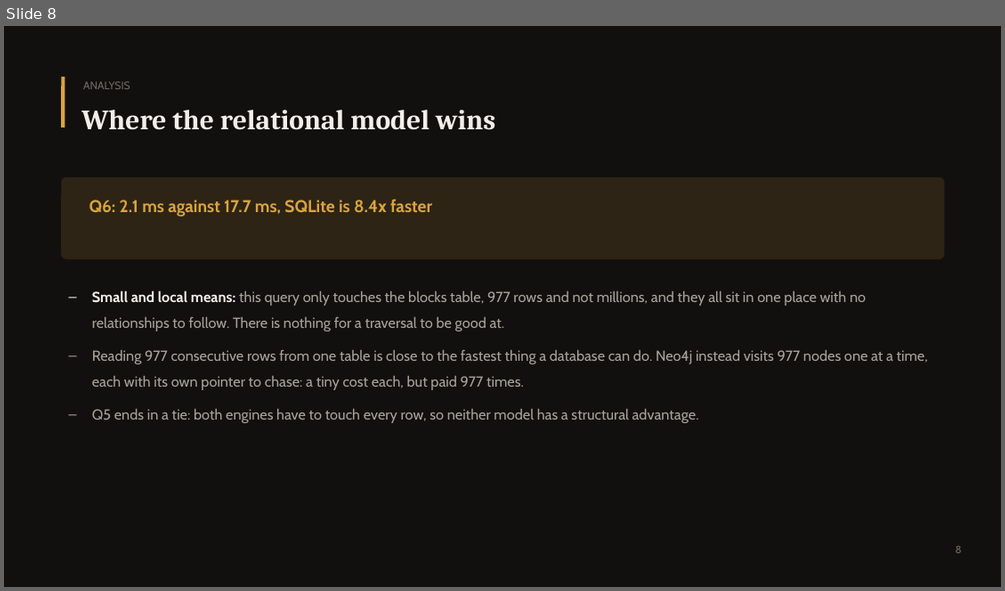
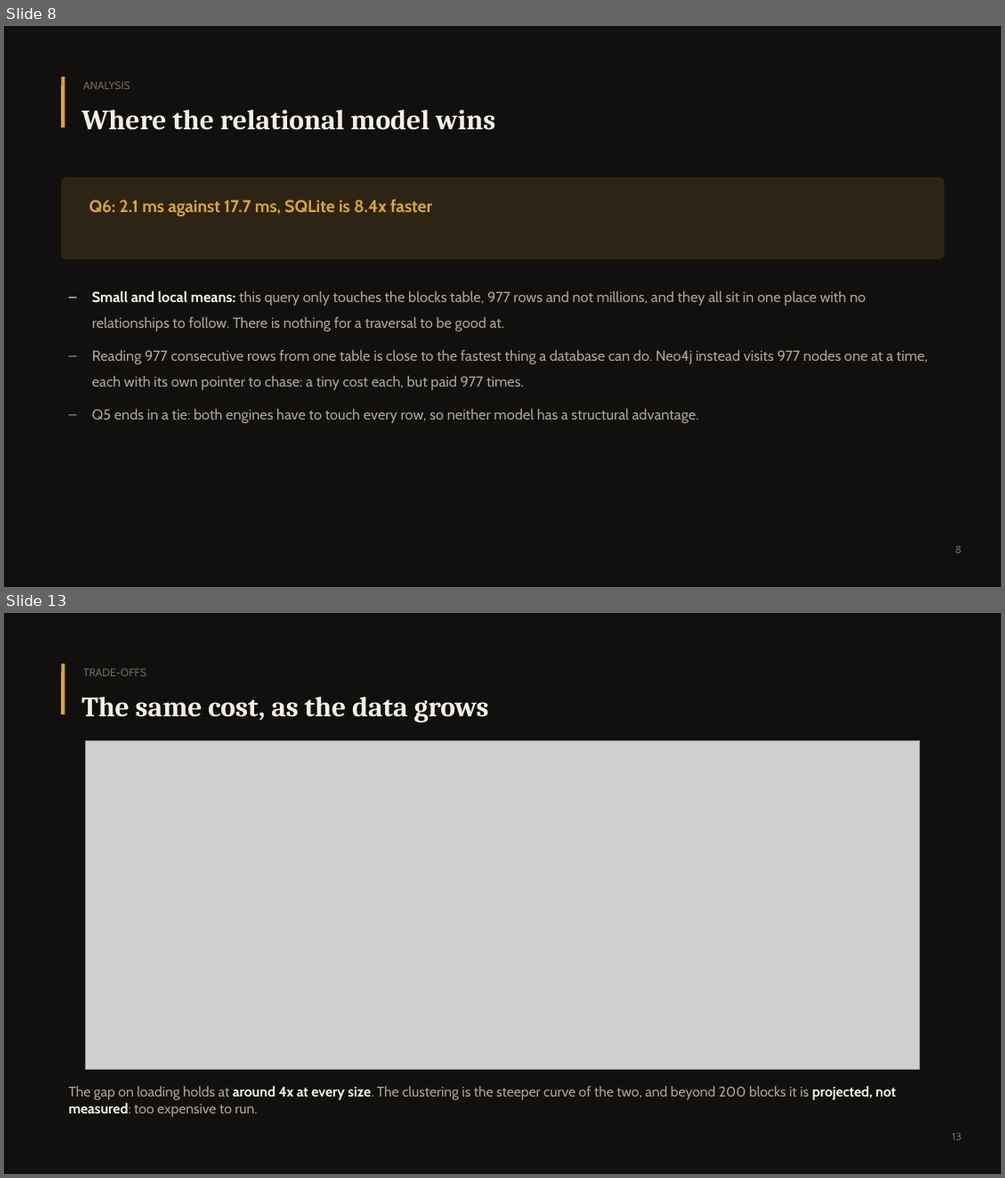
Before and after one commit to damspada/graph-relational-bitcoin-analyzer-project, a slide deck: presentation/NodeCoin - Damiano Spadaccini.pptx. Shown one above the other, each under a label of ours: slide 8 before the commit, slides 8 and 13 after it; the slides between them are not shown. The pictures are 1005x591 and 1005x1178 pixels, drawn with LibreOffice and Linux fonts; fonts in the diff are those of the drawing; grey boxes stand for pictures. Boxes give left, top, right and bottom in pixels: in the first picture for what was removed or moved away, otherwise in the second. Text is boxed around its words. In the diff, an @@ line names an element or a change of style, - is before the commit and + after.

Commit message:
Scalability curves for Neo4j, matching the SQLite ones run_scaling_neo4j.py measures load, clustering and the 8 queries on thesame four sizes.

```diff
--- a/presentation/NodeCoin - Damiano Spadaccini.pptx
+++ b/presentation/NodeCoin - Damiano Spadaccini.pptx
@@ slide 13 added at [4,613,1001,1174], background #12100E @@
@@ rounded rectangle added at [62,664,65,714], fill #D9A441 @@
@@ text added at [83,668,146,676], 10.5 pt, text #6E6862 @@
+TRADE-OFFS
@@ text added at [81,697,489,722], 27 pt, text #F2EFE9, bold @@
+The same cost, as the data grows
@@ picture added at [86,741,919,1070] @@
@@ text added at [69,1086,896,1117], 13.5 pt, text #A8A29A @@
+The gap on loading holds at around 4x at every size. The clustering is the steeper curve of the two, and beyond 200 blocks it is projected, not measured: too expensive to run.
@@ text added at [952,1133,961,1140], 10 pt, text #6E6862 @@
+13
```
Also in this commit, not shown: 4 slides changed, 2 other slides added, 7 other files.
